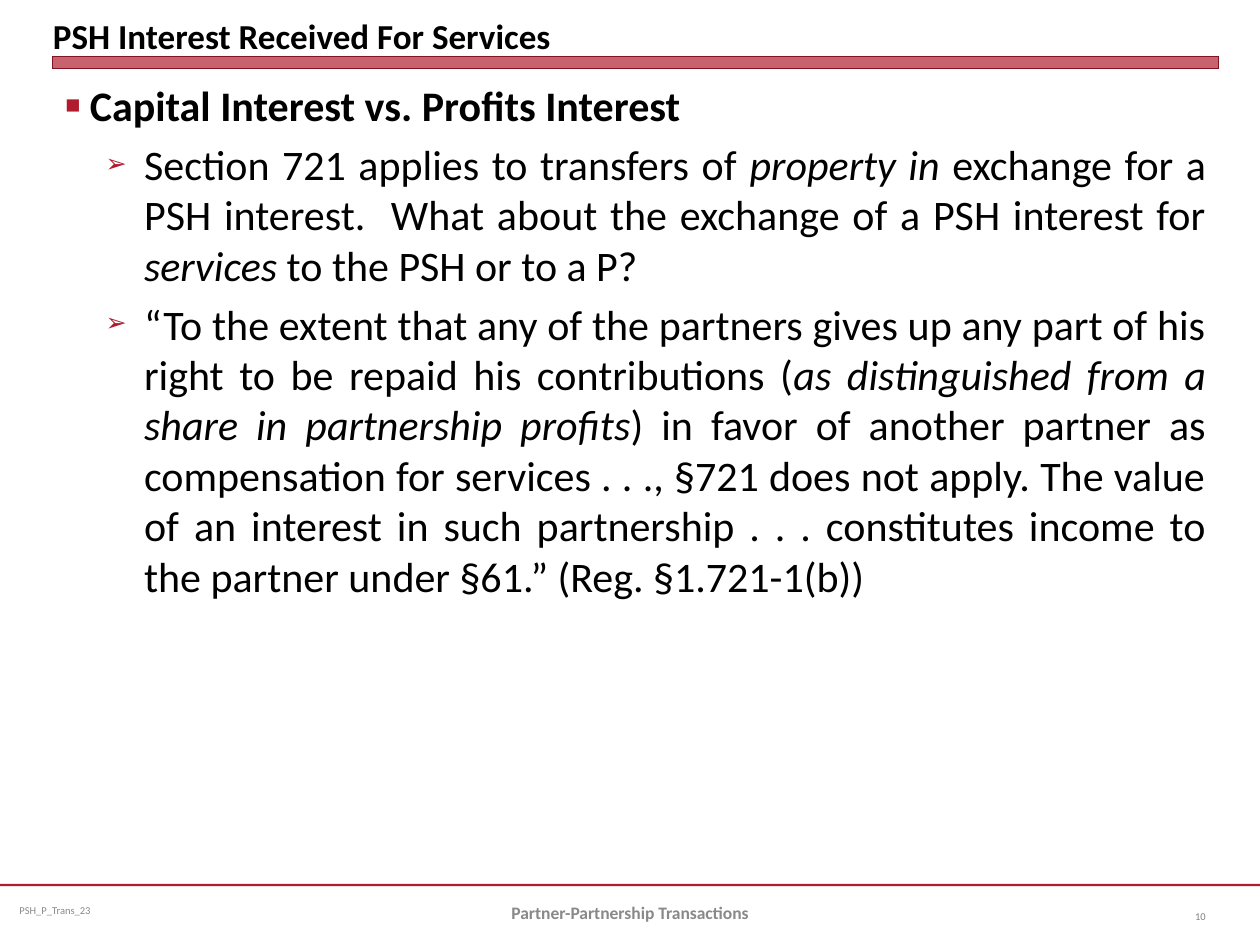
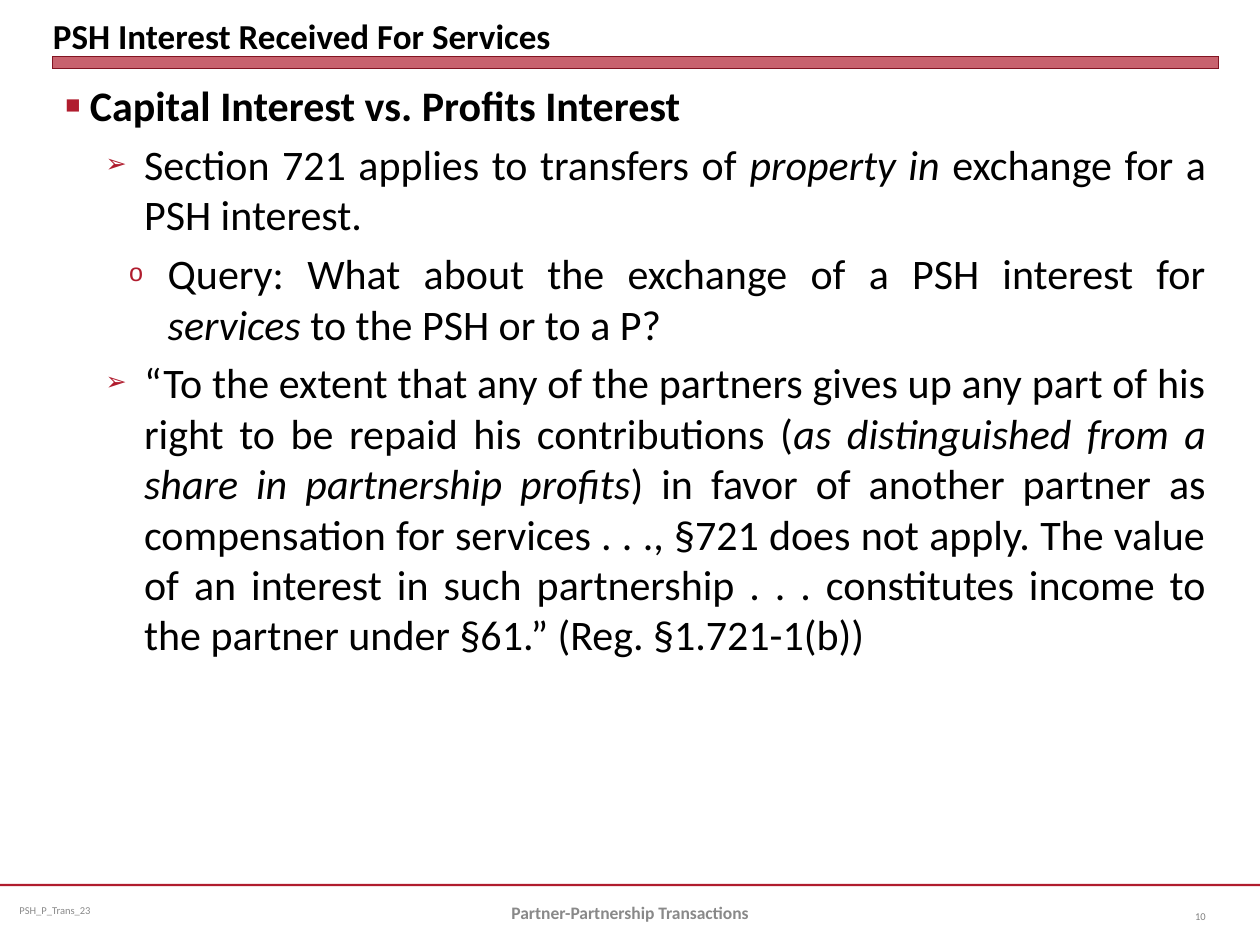
Before and after one commit to jmc877/Partnership-Tax, a slide deck: slide 10 of slides/PSH_P_Trans_23.pptx. Drawn at 1260x945 pixels with LibreOffice and Linux fonts; fonts in the diff are those of the drawing. Boxes give left, top, right and bottom in pixels: in the first picture for what was removed or moved away, otherwise in the second. Text is boxed around its words. In the diff, an @@ line names an element or a change of style, - is before the commit and + after.

```diff
--- a/slides/PSH_P_Trans_23.pptx
+++ b/slides/PSH_P_Trans_23.pptx
@@ text at <box>144,150,1206,341</box>: text changed @@
-  ➢ Section 721 applies to transfers of property in exchange for a PSH interest. What about the exchange of a PSH interest for services to the PSH or to a P?
+  ➢ Section 721 applies to transfers of property in exchange for a PSH interest.
+    o Query: What about the exchange of a PSH interest for services to the PSH or to a P?
```
Also in this commit, not shown: 5 other slides changed, 4 other files.
